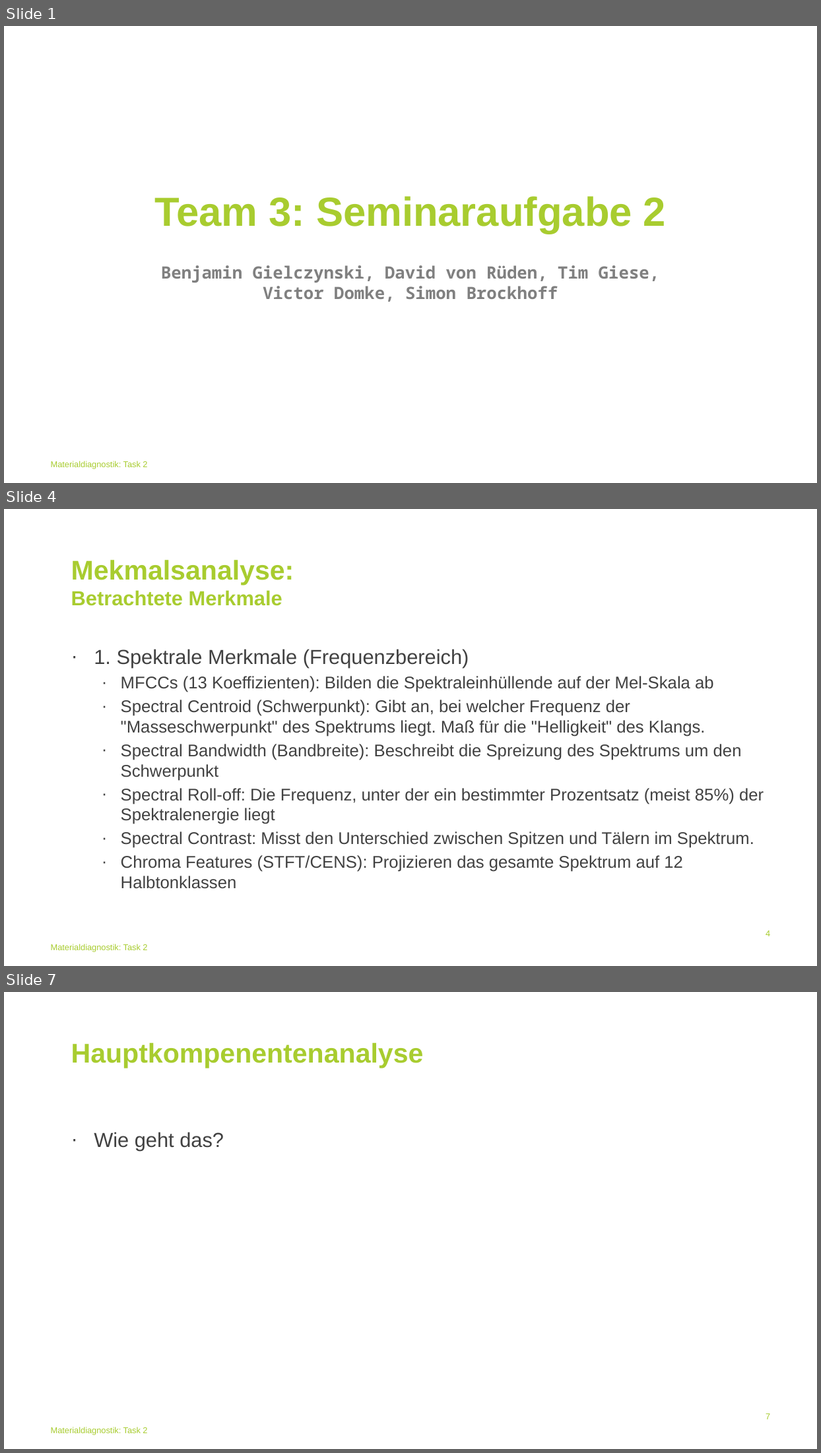
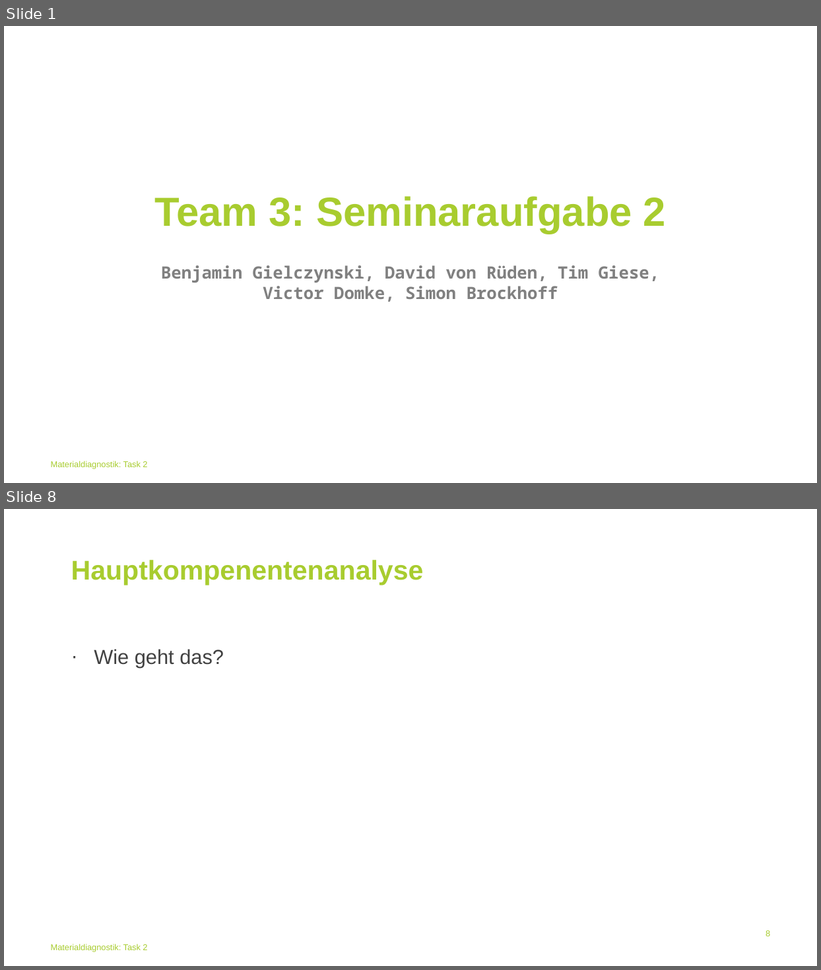
Before and after one commit to BGielczynski/AI_diagnostics, a slide deck: Task_2/Task2Powerpoint.pptx. Shown one above the other, each under a label of ours: slides 1, 4 and 7 before the commit, slides 1 and 8 after it; the slides between them are not shown. The pictures are 821x1453 and 821x970 pixels, drawn with LibreOffice and Linux fonts; fonts in the diff are those of the drawing; background and template pictures are left out. Boxes give left, top, right and bottom in pixels: in the first picture for what was removed or moved away, otherwise in the second. Text is boxed around its words. In the diff, an @@ line names an element or a change of style, - is before the commit and + after.

```diff
--- a/Task_2/Task2Powerpoint.pptx
+++ b/Task_2/Task2Powerpoint.pptx
@@ slide 4 removed at (4, 509, 817, 966), background #FFFFFF; not listed: 1 template element that a slide beside it also shows @@
@@ title removed at (71, 560, 294, 606) @@
-Mekmalsanalyse:
-Betrachtete Merkmale
@@ text removed at (94, 649, 764, 889) @@
-· 1. Spektrale Merkmale (Frequenzbereich)
-  · MFCCs (13 Koeffizienten): Bilden die Spektraleinhüllende auf der Mel-Skala ab
-  · Spectral Centroid (Schwerpunkt): Gibt an, bei welcher Frequenz der "Masseschwerpunkt" des Spektrums liegt. Maß für die "Helligkeit" des Klangs.
-  · Spectral Bandwidth (Bandbreite): Beschreibt die Spreizung des Spektrums um den Schwerpunkt
-  · Spectral Roll-off: Die Frequenz, unter der ein bestimmter Prozentsatz (meist 85%) der Spektralenergie liegt
-  · Spectral Contrast: Misst den Unterschied zwischen Spitzen und Tälern im Spektrum.
-  · Chroma Features (STFT/CENS): Projizieren das gesamte Spektrum auf 12 Halbtonklassen
@@ page number removed at (766, 931, 770, 937) @@
-4
@@ what was slide 7 is now slide 8 @@
@@ page number at (766, 931, 770, 937): text changed @@
-7
+8
```
Also in this commit, not shown: 3 slides changed, 3 slides added, 1 other slide removed, 1 other file.
